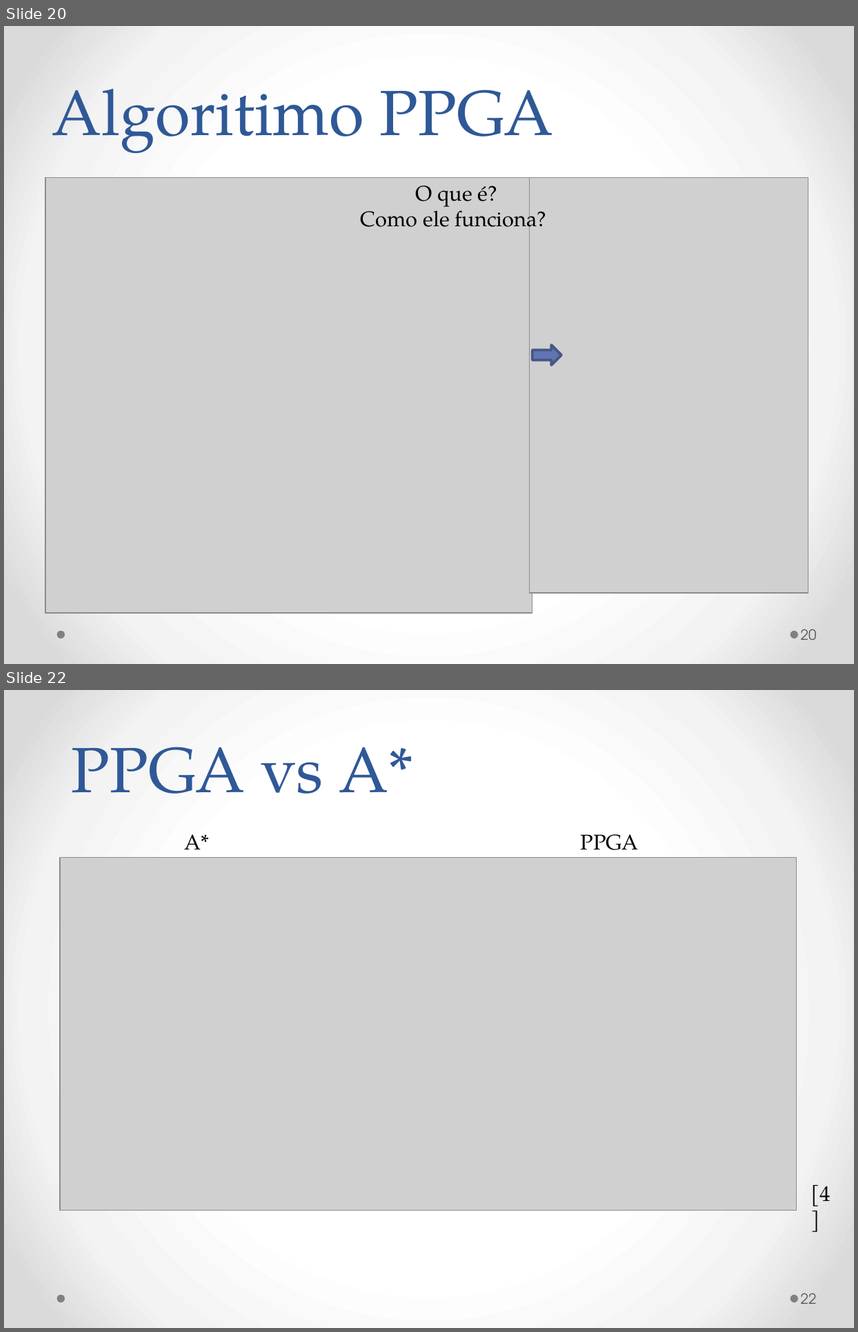
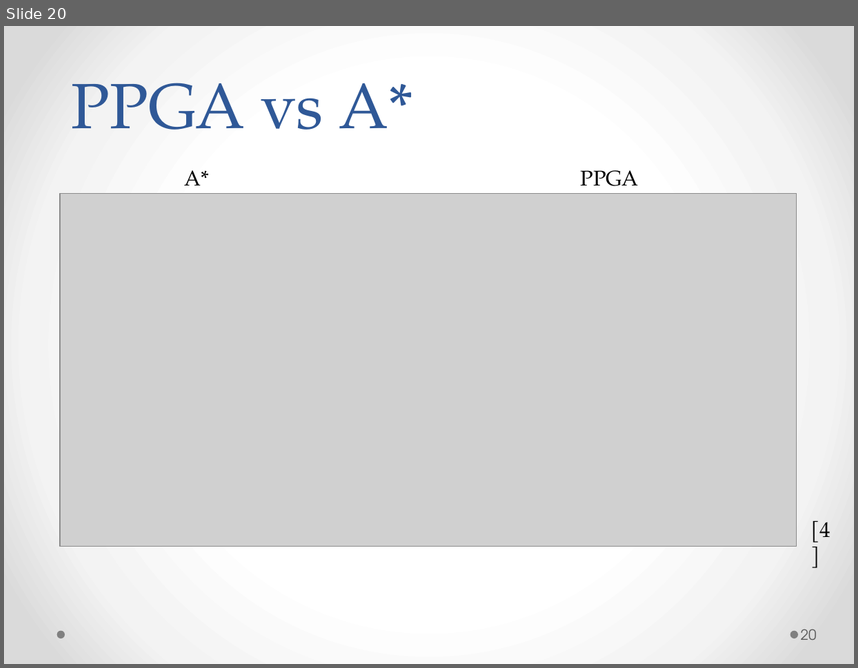
Before and after one commit to GDPLTDA/SenacTCC, a slide deck: Docs/Apresentacao-nova.pptx. Shown one above the other, each under a label of ours: slides 20 and 22 before the commit, slide 20 after it; the slides between them are not shown. The pictures are 858x1332 and 858x668 pixels, drawn with LibreOffice and Linux fonts; fonts in the diff are those of the drawing; grey boxes stand for pictures. Boxes give left, top, right and bottom in pixels: in the first picture for what was removed or moved away, otherwise in the second. Text is boxed around its words. In the diff, an @@ line names an element or a change of style, - is before the commit and + after.

```diff
--- a/Docs/Apresentacao-nova.pptx
+++ b/Docs/Apresentacao-nova.pptx
@@ slide 20 removed at (4, 26, 854, 664), background gradient #FFFFFF to #F4F4F4 to #DADADA; not listed: 2 template elements that a slide beside it also shows @@
@@ title removed at (52, 89, 554, 153) @@
-Algoritimo PPGA
@@ picture removed at (45, 177, 533, 612) @@
@@ text removed at (361, 185, 546, 234) @@
-O que é?
-Como ele funciona?
@@ picture removed at (529, 177, 808, 592) @@
@@ right arrow removed at (533, 345, 562, 365) @@
@@ page number removed at (801, 628, 817, 639) @@
-20
@@ what was slide 22 is now slide 20 @@
@@ page number at (801, 628, 817, 639): text changed @@
-22
+20
```
Also in this commit, not shown: 1 other slide removed, 5 other files.
